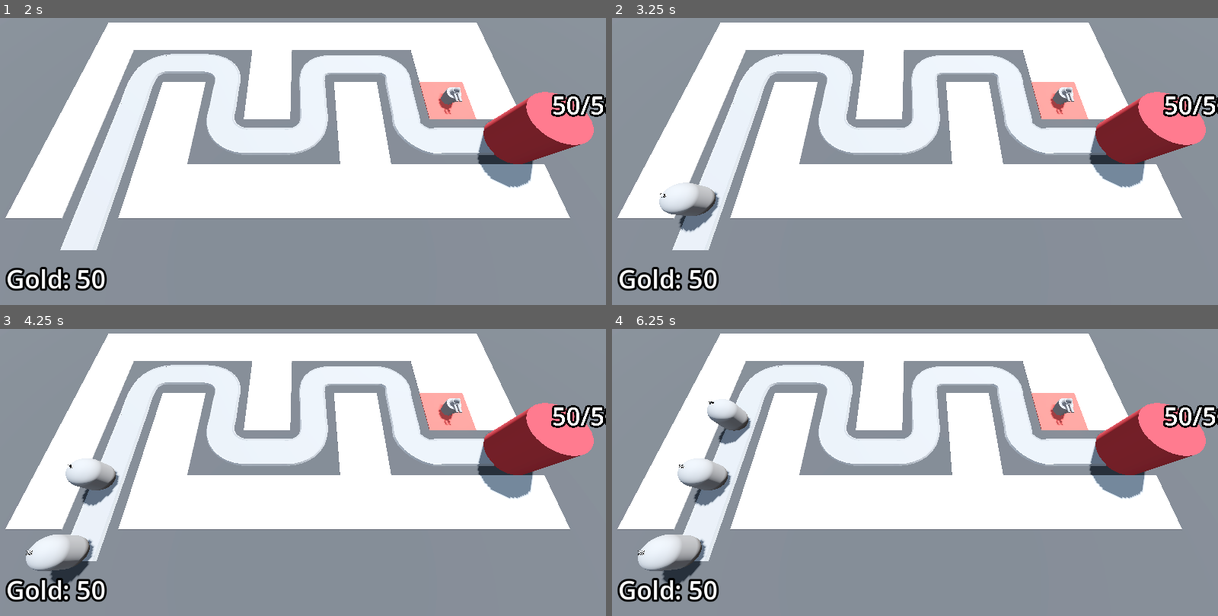
Above: before the commit, frames 1-4 (two rows, left to right).
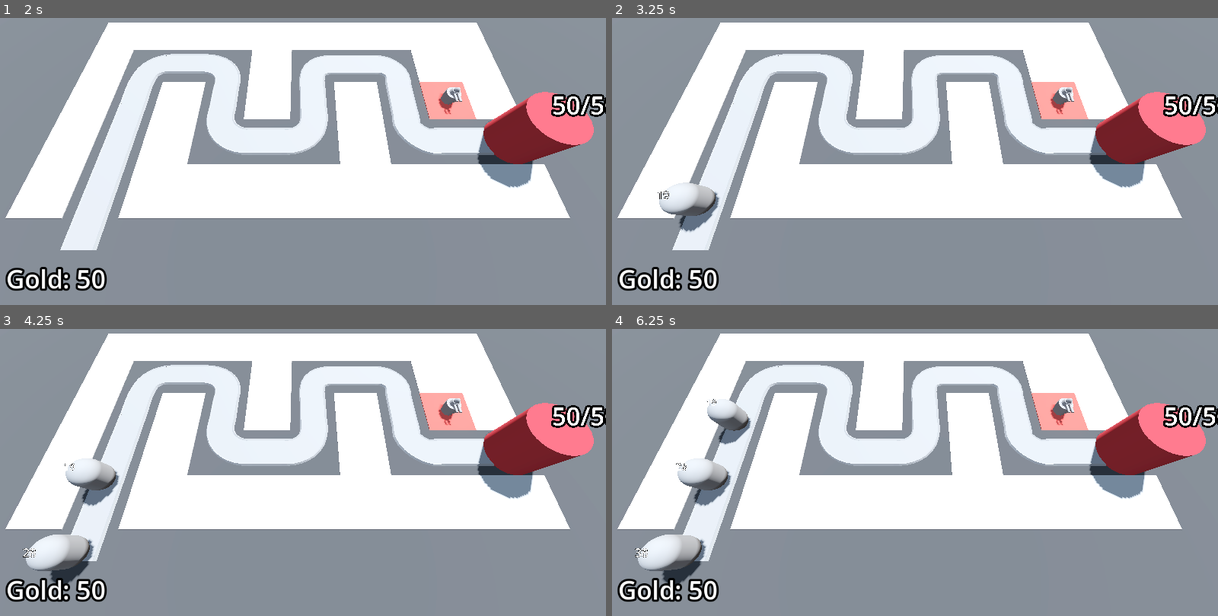
Above: after the commit, the same moments.

Repository: prokosim/barbar-blast
Game: Godot game, scene res://BaseLevel.tscn
Same seed, same stepped clock (60 frames per second), same inputs: the game is played once before the commit and once after it.
Inputs (mouse positions are in pixels of both pictures, inside the frame that each line leads up to):
- Up to frame 1 (2 s): tap Enter at 0.5 s; move the mouse to (436, 115) at 0.52 s; press the mouse at (436, 115) at 0.53 s; tap Space at 1.25 s; move the mouse to (181, 150) at 1.27 s; release the mouse at (181, 150) at 1.28 s; click (181, 150) at 1.35 s
- Up to frame 2 (3.25 s): tap Enter at 2 s; move the mouse to (975, 58) at 2.02 s; press the mouse at (975, 58) at 2.03 s; move the mouse to (884, 201) at 2.77 s; release the mouse at (884, 201) at 2.78 s; click (884, 201) at 2.85 s
- Up to frame 3 (4.25 s): move the mouse to (484, 495) at 3.52 s; press the mouse at (484, 495) at 3.53 s
- Up to frame 4 (6.25 s): move the mouse to (733, 395) at 4.27 s; release the mouse at (733, 395) at 4.28 s; click (733, 395) at 4.35 s; move the mouse to (945, 443) at 5.02 s; press the mouse at (945, 443) at 5.03 s; move the mouse to (824, 360) at 5.77 s; release the mouse at (824, 360) at 5.78 s; click (824, 360) at 5.85 s

Frame 1 is identical in both runs. In frame 2, less than 0.1% of the frame differs, in the area x 7-10%, y 60-64%; in frame 3, less than 0.1%; in frame 4, less than 0.1%, in the area x 3-18%, y 24-80%.

Commit message:
nice blood particles

Diff:
--- a/Enemy/enemy.gd
+++ b/Enemy/enemy.gd
@@ -15,13 +15,15 @@
 		if current_health <1:
 			bank.gold += bounty
 			blood_particles.emitting = true
-			queue_free()
+			death_timer.start()
+			#queue_free()
 
 @onready var base = get_tree().get_first_node_in_group("base")
 @onready var animation_player: AnimationPlayer = $AnimationPlayer
 @onready var bank = get_tree().get_first_node_in_group("bank")
 @onready var label_3d: Label3D = $Label3D
 @onready var blood_particles: GPUParticles3D = $BloodParticles
+@onready var death_timer: Timer = $DeathTimer
 
 
 
@@ -38,3 +40,9 @@
 		base.take_damage()
 		set_process(false)
 		queue_free()
+
+func enemy_death_animation() -> void:
+	queue_free()
+
+func _on_death_timer_timeout() -> void:
+	queue_free()
--- a/Enemy/enemy.tscn
+++ b/Enemy/enemy.tscn
@@ -62,8 +62,11 @@
 emission_shape = 1
 emission_sphere_radius = 0.3
 spread = 180.0
+flatness = 0.095
 initial_velocity_min = 0.5
 initial_velocity_max = 0.7
+radial_accel_min = -29.16
+radial_accel_max = 56.67
 collision_mode = 1
 collision_friction = 0.0
 collision_bounce = 0.0
@@ -102,7 +105,7 @@
 transform = Transform3D(1, 0, 0, 0, 1, 0, 0, 0, 1, 0, 3.24767, 0)
 billboard = 1
 text = "current health"
-font_size = 64
+font_size = 128
 
 [node name="BloodParticles" type="GPUParticles3D" parent="."]
 transform = Transform3D(1, 0, 0, 0, 1, 0, 0, 0, 1, 0, 3.26354, 0)
@@ -111,7 +114,14 @@
 amount = 128
 lifetime = 2.0
 one_shot = true
-explosiveness = 0.43
+preprocess = 0.1
+explosiveness = 0.77
 randomness = 1.0
 process_material = SubResource("ParticleProcessMaterial_1dn8v")
 draw_pass_1 = SubResource("SphereMesh_be8dx")
+
+[node name="DeathTimer" type="Timer" parent="."]
+wait_time = 0.1
+one_shot = true
+
+[connection signal="timeout" from="DeathTimer" to="." method="_on_death_timer_timeout"]
